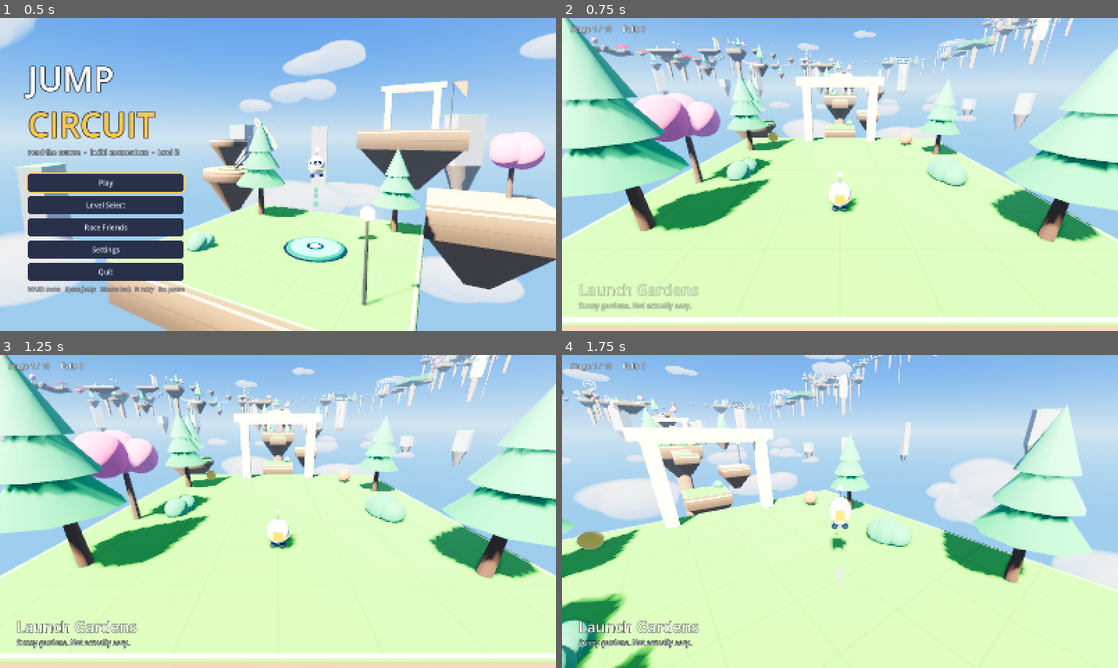
Above: before the commit, frames 1-4 (two rows, left to right).
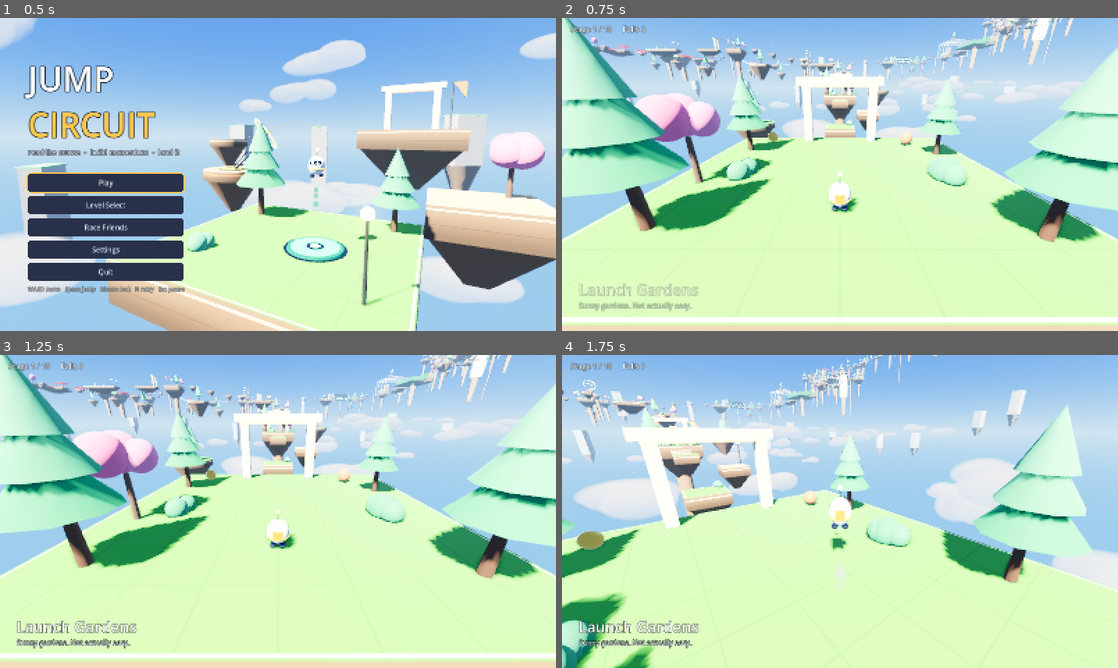
Above: after the commit, the same moments.

Repository: fatty8me2/jump-circuit
Game: Godot game, scene res://ui/title.tscn
Two runs of this game, one before a commit and one after it. Both use one fixed random seed, a clock stepped at 60 frames per second and the inputs below.
Inputs (mouse positions are in pixels of both pictures, inside the frame that each line leads up to):
- Up to frame 1 (0.5 s): no input
- Up to frame 2 (0.75 s): click "Play" at 0.5 s
- Up to frame 3 (1.25 s): no input
- Up to frame 4 (1.75 s): tap Enter (ui_accept) at 1.25 s; move the mouse to (867, 511) at 1.27 s; hold W (move_forward) from 1.28 s (still down); hold F6 (dev_next_checkpoint) from 1.28 s (still down); click (867, 511) at 1.42 s; tap Space (jump) at 1.52 s

Frame 1 is identical in both runs. In frame 2, 1.9% of the frame differs, in the area x 0-93%, y 0-40%; in frame 3, 1.9%; in frame 4, 2.9%, in the area x 0-90%, y 0-38%.

Commit message:
Gardens extension: course-wide ambient particles, east surroundings, spiral vine ladder, header
Co-Authored-By: Claude Opus 5.5 <noreply@anthropic.com>

Diff:
--- a/levels/level_1_gardens.gd
+++ b/levels/level_1_gardens.gd
@@ -10,21 +10,32 @@
 ##   7 Frost Chute      an ice slide that fires you across a ravine
 ##   8 The Great Leap   a 2 m-per-rung ladder up to the ring-gate launch pad (set piece), hard exit
 ##   9 Grand Circuit    hop + boost -> leap -> pad -> pad -> small landing -> the old finish plaza
-## The extension (the gardens climb on round a loop to the summit):
-##  10 Topiary Runs     the first wall run (a 19 m gap only the panel crosses), the first mantle, hedge hops
-##  11 The Greenhouse   BRANCH: a planter walkway swept by three sprinkler pistons, or mantle up to the rafters
-##  12 The Hedge Maze   SET PIECE - THE TRIMMER, a laser curtain sweeping a hedge alley (hide in the side
-##                      pockets), then two laser gates and a mantle; BRANCH: mantle onto the hedge tops instead
-##  13 The Windmill     ride a seed tray on the sails up and leap off the top; shortcut: the vine ladder
-##  14 Flower Beds      BRANCH: a sprint-bounce chain over three flower pads, or a zig-zag of two trellis wall runs
-##  15 The Potting Press run a line of slamming presses, mantle up under a press, ride a press up like a lift;
-##                      shortcut: three 1 m pot tiles past the press line
-##  16 Topiary Chimney  three alternating wall runs climbing a chimney, the last kick ends in a mantle
-##  17 The Orchard      BRANCH: boost leap + a laser bridge, or an 87 % hop to the warp ring on the apple terrace
-##  18 Summit Garden    hop + boost leap, a wall run over the void, a bounce-pad mantle up the summit wall,
-##                      a piston and a laser, finish (fireworks)
+## The extension (stages 10-18) climbs on east in a serpentine to the summit, ~60 m higher:
+##  10 Topiary Runs      the first wall run (a 16 m gap only the trellis panel crosses), the first mantle (3.4 m
+##                       hedge wall), hedge-top hops
+##  11 The Greenhouse    BRANCH: the planter walkway swept by three sprinkler PISTONS, or the rafters (two mantles
+##                       and a blinking seed tray)
+##  12 The Hedge Maze    SET PIECE - THE TRIMMER (mechanics/gardens_trimmer.gd): a laser curtain gliding up and down a
+##                       30 m hedge alley; follow it in, hop the kill hedges, duck into a side pocket while it comes back,
+##                       then out behind it; mantle out of the maze and time two LASER gaps
+##  13 The Windmill      board a seed tray on the turning sails, ride it up and leap onto the roof gallery, drop to a
+##                       flower pad; shortcut: the vine ladder spiralling up the tower (crosses the trays' path)
+##  14 Flower Beds       BRANCH: sprint-bounce three giant flower pads, or the trellis (two chained wall runs)
+##  15 The Potting Press a walkway under three slamming CRUSHERS with a gap between, a mantle whose lip sits under a
+##                       fourth press, then ride the last press up like a lift; shortcut: four 1 m pot tiles (90 % hops)
+##  16 Topiary Chimney   three alternating wall runs up a chimney, the last kick ends in a mantle; tap-hops under
+##                       trimmer ceilings
+##  17 The Orchard       BRANCH: boost strip into an 11 m leap and a laser bridge, or three hops (an 88 % one) up the
+##                       apple terrace to a WARP RING that drops you at the merge deck
+##  18 Summit Garden     hop + boost to 20 m/s and a 12 m leap, a wall run over the void, sprint onto the bounce pad at
+##                       the foot of the summit wall and mantle its lip at the top of the bounce, a piston and a laser
+##                       on the ridge, finish under fireworks
+## Shortcuts: the 1 m tiles (5), the mower hub (6), the pink bumper (8), the vine ladder (13), the pot tiles (15).
+## Particles (visual/gardens_fx.gd): pollen, petals and dandelion seeds all along the course, plus per-stage effects -
+## greenhouse drizzle and sprinkler sprays, the Trimmer's clippings, sail petals, leaf updraft, soil bursts from the
+## presses, sparkle rings, petal fountains on every checkpoint lawn and fireworks over the summit (GardensCue).
 ## The course is built stage by stage in a local frame (heading = local -Z) so it can turn.
-## Route variants: 0 = main lines; 1 = every alternative branch (rafters, hedge tops, trellis, portal).
+## Route variants: 0 = main lines; 1 = every alternative branch (rafters, trellis, warp ring).
 
 var _o: Vector3 = Vector3.ZERO
 var _b: Basis = Basis.IDENTITY
@@ -865,8 +876,8 @@
 	kit.pillar(_w(Vector3(0, 7.7, -33.6)), 0.7, 12.0)
 	var end: Dictionary = _lawn(Vector3(0, 10.5, -44.6), 7.0, true, 90.0)
 	# shortcut: the vine ladder up the tower's left side
-	var vine: Array[Vector3] = [Vector3(-4.0, 1.0, -23.2), Vector3(-4.6, 2.9, -26.6), Vector3(-4.6, 4.8, -23.2),
-			Vector3(-4.6, 6.7, -26.6), Vector3(-4.6, 8.6, -23.2), Vector3(-4.6, 10.5, -26.6)]
+	var vine: Array[Vector3] = [Vector3(-4.0, 1.0, -23.2), Vector3(-4.6, 2.9, -26.2), Vector3(-3.6, 4.8, -29.4),
+			Vector3(-0.6, 6.7, -30.0), Vector3(2.6, 8.6, -29.4), Vector3(4.0, 10.5, -26.4)]
 	for v: Vector3 in vine:
 		_blk(v, 1.0, 1.0, "accent", 0.5)
 		kit.block(_w(v + Vector3(0.1, -1.2, 0)), Vector3(0.25, 2.0, 0.25), HEDGE.lightened(0.15), false, _yaw)
@@ -917,7 +928,7 @@
 		_cue(_w(pc + Vector3(0, 0.3, 0)), GardensFx.sparkle_ring(petal_cols[i]), 1.6)
 	# RIGHT - the trellis walkway and its two panels
 	_blk(Vector3(5.0, 0, -10.75), 1.6, 8.5, "alt", 0.6)
-	_panel(6.8, 1.2, -18.0, -24.5)
+	_panel(6.8, 1.2, -17.1, -24.5)
 	_panel(2.2, 6.0, -23.0, -34.0)
 	# the terrace where they meet, and the lawn
 	var merge: Dictionary = _blk(Vector3(0.5, 6.0, -41.25), 17.0, 7.5, "main", 1.0)
@@ -1033,7 +1044,7 @@
 # left, kick back to the right, and the last kick throws you at a hedge ledge 3 m above - mantle it.
 # Then three tap-hops under red trimmer ceilings to the lawn.
 func _stage_16_chimney() -> Vector3:
-	_panel(2.3, 1.2, -5.5, -12.0)
+	_panel(2.3, 1.2, -4.6, -12.0)
 	_panel(-2.3, 6.0, -10.5, -18.5)
 	_panel(2.3, 9.0, -16.5, -24.5)
 	var top: Dictionary = _area(Vector3(-0.75, 11.9, -28.0), 2.25, 2.0)
@@ -1186,17 +1197,38 @@
 	_amb(_w(Vector3(0, 3.0, -55.0)), GardensFx.seeds(_ext(Vector3(4, 3, 10)), _b * Vector3(-0.8, 0.2, -0.4), 24))
 
 
+## Course-wide ambient particles, layered: golden pollen hanging over every checkpoint lawn, petals
+## drifting down over every other one, and dandelion seeds riding the breeze all along the route.
 func _ambience() -> void:
-	pass
+	var i: int = 0
+	for cp: Node in find_children("*", "Checkpoint", true, false):
+		var p: Vector3 = (cp as Node3D).global_position
+		_amb(p + Vector3(0, 2.0, 0), GardensFx.pollen(Vector3(4.0, 2.0, 4.0), 22))
+		if i % 2 == 0:
+			_amb(p + Vector3(0, 7.0, 0), GardensFx.petals(Vector3(5.0, 1.0, 5.0), 16))
+		i += 1
+	var last := Vector3(INF, INF, INF)
+	for step: Dictionary in route:
+		var to: Variant = step.get("to", null)
+		if not (to is Vector3) or (to as Vector3) == Vector3.ZERO:
+			continue
+		var q: Vector3 = to
+		if q.distance_to(last) > 28.0:
+			_amb(q + Vector3(0, 3.0, 0), GardensFx.seeds(Vector3(6.0, 3.0, 6.0), Vector3(0.7, 0.12, -0.35), 14))
+			last = q
 
 
 func _surroundings() -> void:
 	kit.cloud_field(Vector3(-60, -14, -130), Vector3(170, 8, 170), 34)
-	kit.cloud_field(Vector3(-60, 60, -130), Vector3(200, 10, 200), 12)
-	kit.monolith_ring(Vector3(-60, 10, -130), 190.0, 260.0, 20, 26.0)
+	kit.cloud_field(Vector3(160, 4, -220), Vector3(100, 8, 110), 20)
+	kit.cloud_field(Vector3(40, 125, -160), Vector3(240, 10, 200), 14)
+	kit.monolith_ring(Vector3(45, 20, -160), 280.0, 340.0, 24, 40.0)
 	for spot: Vector3 in [Vector3(-16, -2, -30), Vector3(14, 3, -75), Vector3(-30, 12, -80), Vector3(-70, 14, -115), Vector3(-100, 16, -80),
 			Vector3(-150, 18, -125), Vector3(-108, 20, -150), Vector3(-150, 22, -185), Vector3(-95, 12, -215), Vector3(-45, 14, -170),
-			Vector3(-92, 20, -235), Vector3(-40, 20, -262), Vector3(-20, 22, -222)]:
+			Vector3(-92, 20, -235), Vector3(-40, 20, -262), Vector3(-20, 22, -222),
+			Vector3(95, 26, -305), Vector3(90, 30, -250), Vector3(143, 46, -205), Vector3(100, 38, -140), Vector3(190, 64, -245),
+			Vector3(140, 60, -300), Vector3(240, 78, -250), Vector3(245, 88, -150), Vector3(180, 80, -140), Vector3(230, 70, -305),
+			Vector3(190, 76, -190)]:
 		kit.disc(spot, kit.rng.randf_range(2.5, 4.0), 1.0, "main")
 		kit.tree(spot + Vector3(0.5, 0, 0.3), kit.rng.randf_range(1.2, 1.9))
 		kit.bush(spot + Vector3(-1.2, 0, 0.8))
